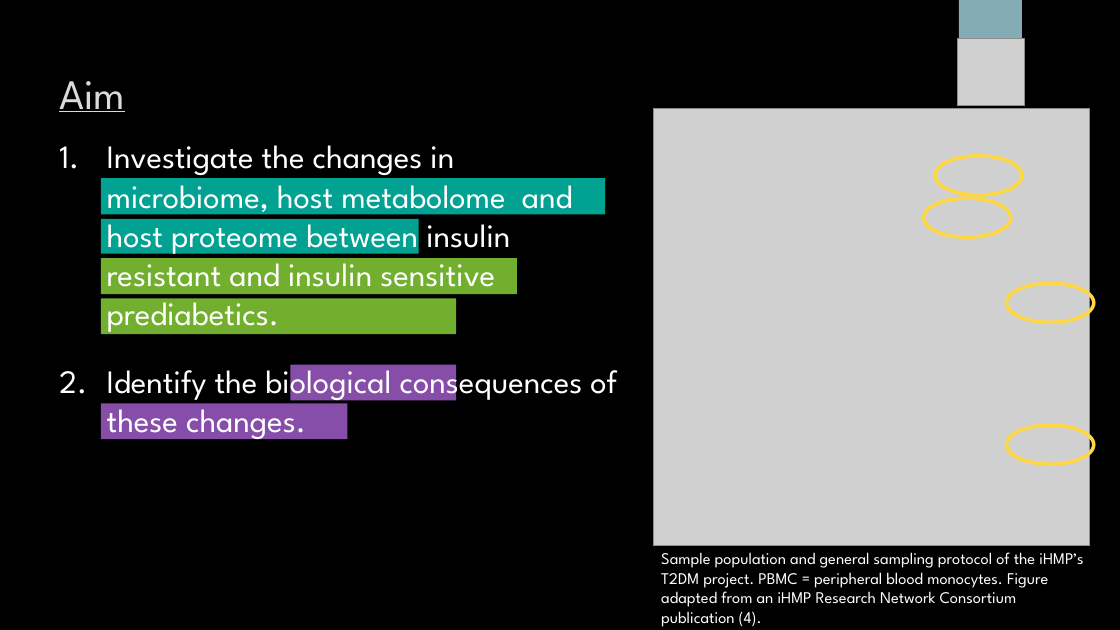
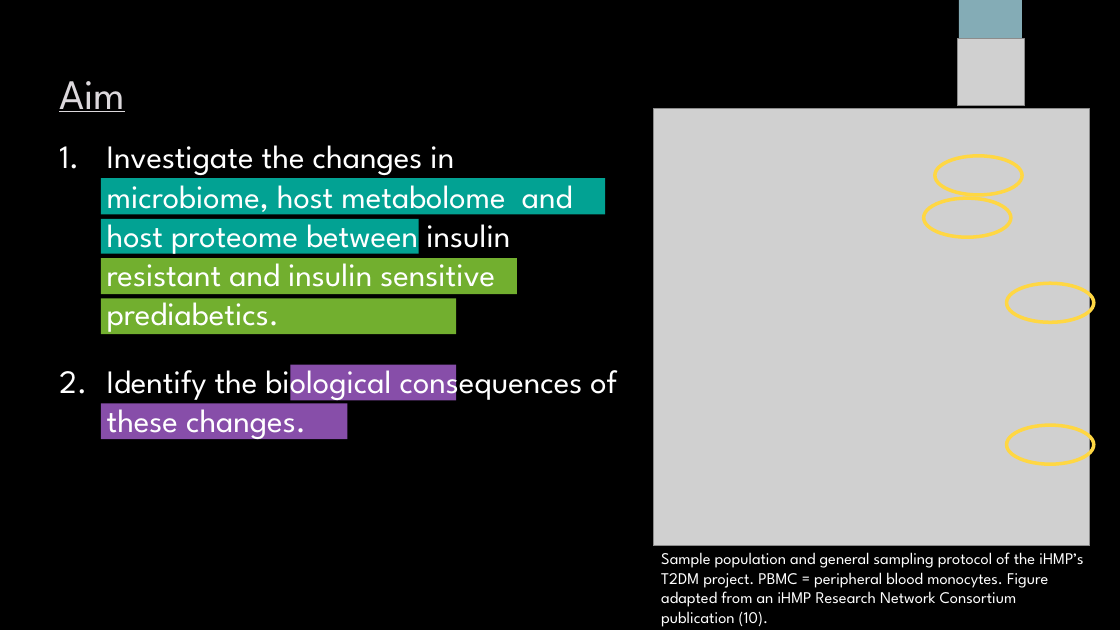
Before and after one commit to sabdeolive/Sabrina_BMS_Bachelor-Internship, a slide deck: slide 4 of Final Presentation.pptx. Drawn at 1120x630 pixels with LibreOffice and Linux fonts; fonts in the diff are those of the drawing; grey boxes stand for pictures; background and template pictures are left out. Boxes give left, top, right and bottom in pixels: in the first picture for what was removed or moved away, otherwise in the second. Text is boxed around its words. In the diff, an @@ line names an element or a change of style, - is before the commit and + after.

```diff
--- a/Final Presentation.pptx
+++ b/Final Presentation.pptx
@@ text at [661, 552, 1083, 627]: text changed @@
-Sample population and general sampling protocol of the iHMP’s T2DM project. PBMC = peripheral blood monocytes. Figure adapted from an iHMP Research Network Consortium publication (4).
+Sample population and general sampling protocol of the iHMP’s T2DM project. PBMC = peripheral blood monocytes. Figure adapted from an iHMP Research Network Consortium publication (10).
```
Also in this commit, not shown: 13 other slides changed.
